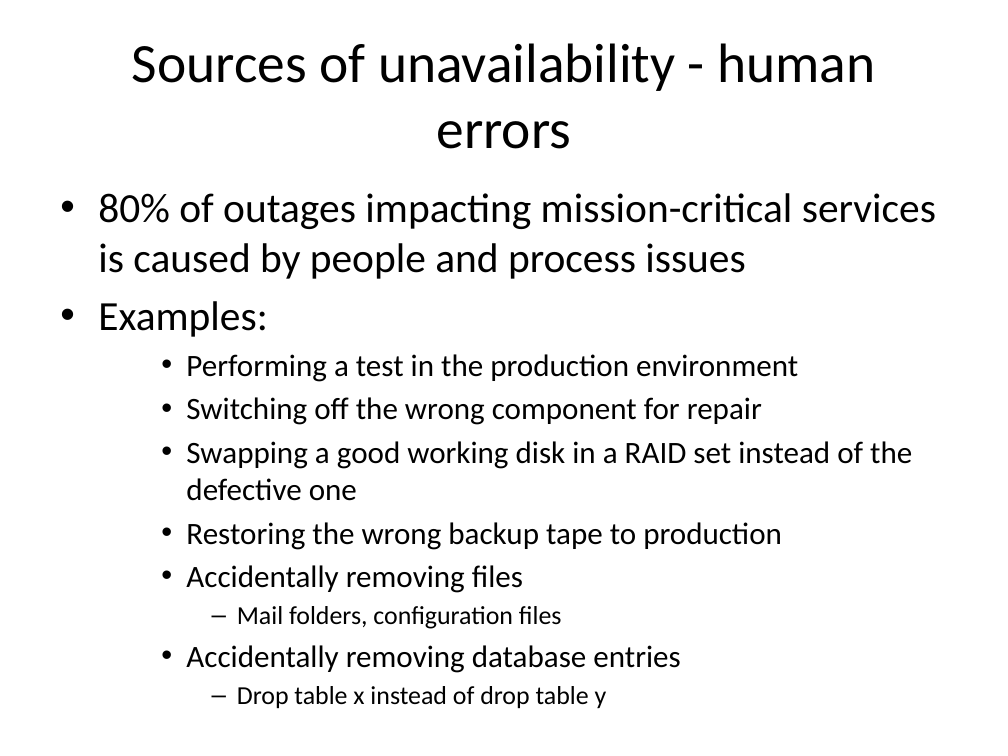
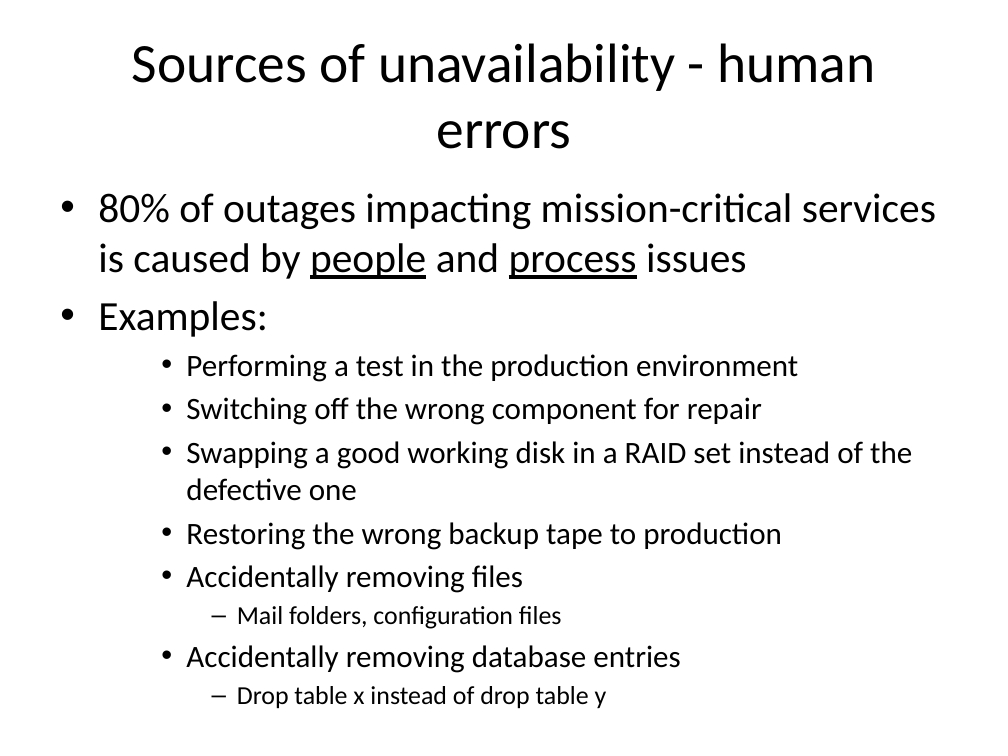
Before and after one commit to SannioEvolution/Material, a slide deck: slide 17 of 18 - Major Causes of Maintenance Problems- Infrastructure code smells.pptx (slide 14 before the commit). Drawn at 1008x756 pixels with LibreOffice and Linux fonts; fonts in the diff are those of the drawing. Boxes give left, top, right and bottom in pixels: in the first picture for what was removed or moved away, otherwise in the second. Text is boxed around its words. In the diff, an @@ line names an element or a change of style, - is before the commit and + after.

```diff
--- a/18 - Major Causes of Maintenance Problems- Infrastructure code smells.pptx
+++ b/18 - Major Causes of Maintenance Problems- Infrastructure code smells.pptx
@@ text at [98, 193, 936, 279]: underline on in "people process" @@
```
Also in this commit, not shown: 6 other slides changed, 4 slides added, 2 slides removed.
